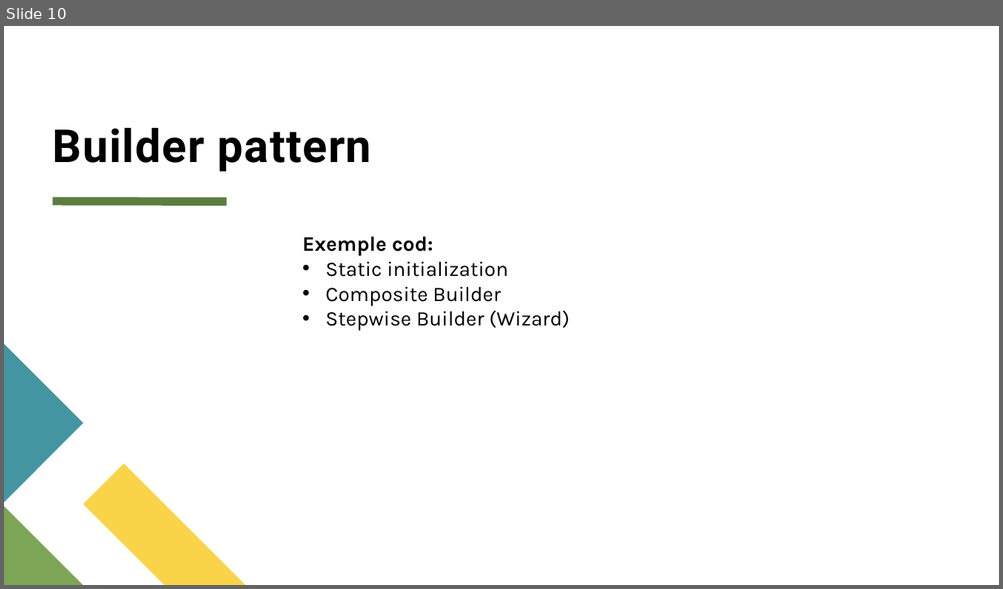
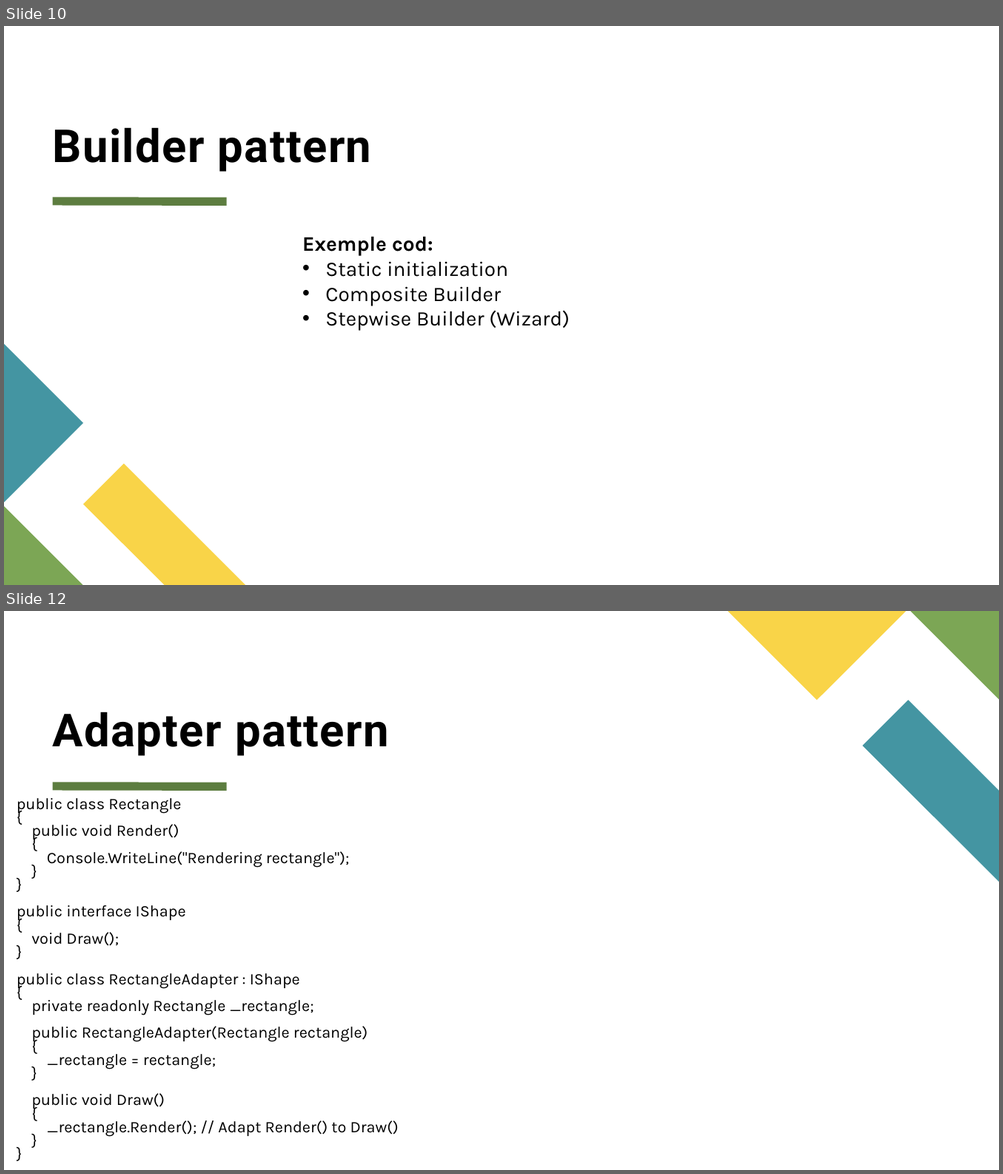
Before and after one commit to AlbaiAdrian/Patterns, a slide deck: Patterns.pptx. Shown one above the other, each under a label of ours: slide 10 before the commit, slides 10 and 12 after it; the slides between them are not shown. The pictures are 1003x589 and 1003x1174 pixels, drawn with LibreOffice and Linux fonts; fonts in the diff are those of the drawing. Boxes give left, top, right and bottom in pixels: in the first picture for what was removed or moved away, otherwise in the second. Text is boxed around its words. In the diff, an @@ line names an element or a change of style, - is before the commit and + after.

Commit message:
Updated presentation

```diff
--- a/Patterns.pptx
+++ b/Patterns.pptx
@@ slide 12 added at [4,611,999,1170], background #FFFFFF; not listed: 1 template element that a slide beside it also shows @@
@@ freeform shape added at [728,611,906,700], fill #F9D448 @@
@@ freeform shape added at [910,611,999,700], fill #7CA655 @@
@@ title added at [53,712,389,756], 44 pt, text #000000, bold @@
+Adapter pattern
@@ freeform shape added at [862,700,999,882], fill #4495A2 @@
@@ text added at [17,798,398,1137], 15.5 pt, text #000000 @@
+public class Rectangle
+{
+public void Render()
+{
+Console.WriteLine("Rendering rectangle");
+}
+}
+public interface IShape
+{
+void Draw();
+}
+public class RectangleAdapter : IShape
+{
+private readonly Rectangle _rectangle;
+public RectangleAdapter(Rectangle rectangle)
+{
+_rectangle = rectangle;
+}
+public void Draw()
+{
+_rectangle.Render(); // Adapt Render() to Draw()
+}
+}
```
Also in this commit, not shown: 6 other slides added.
